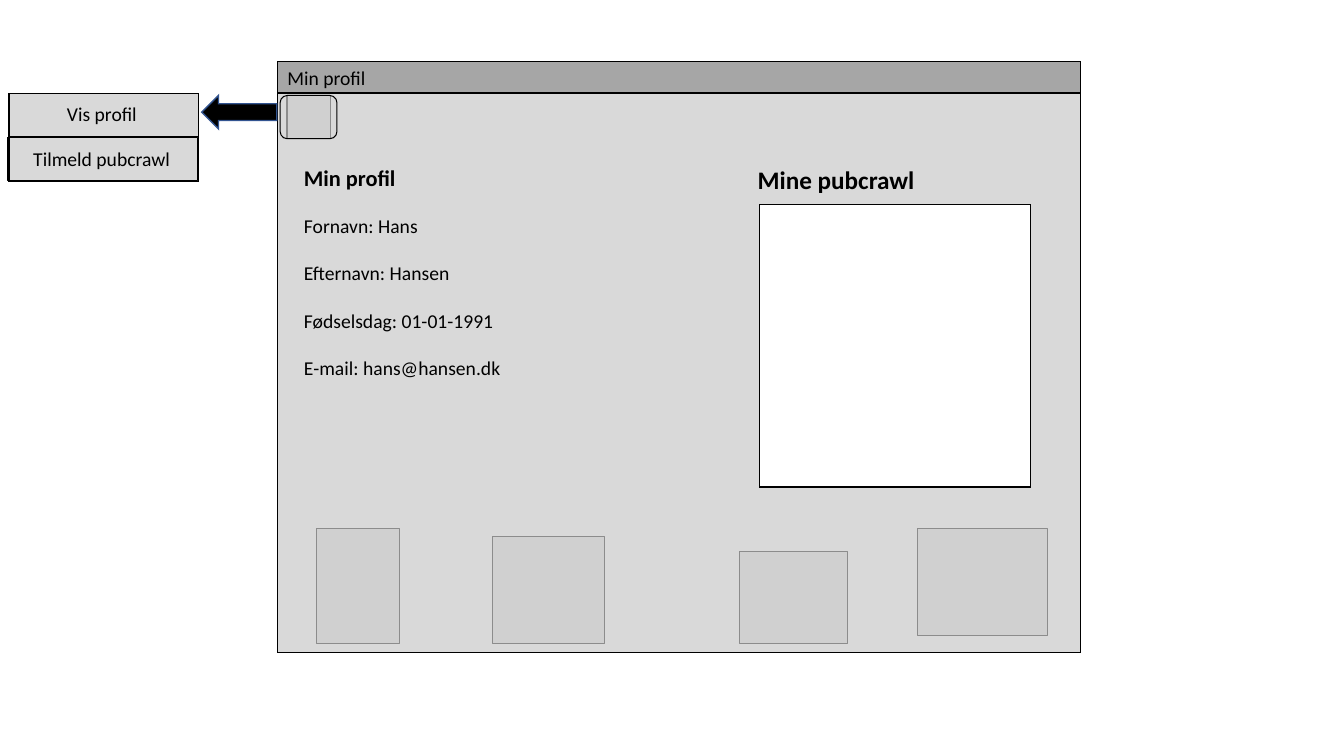
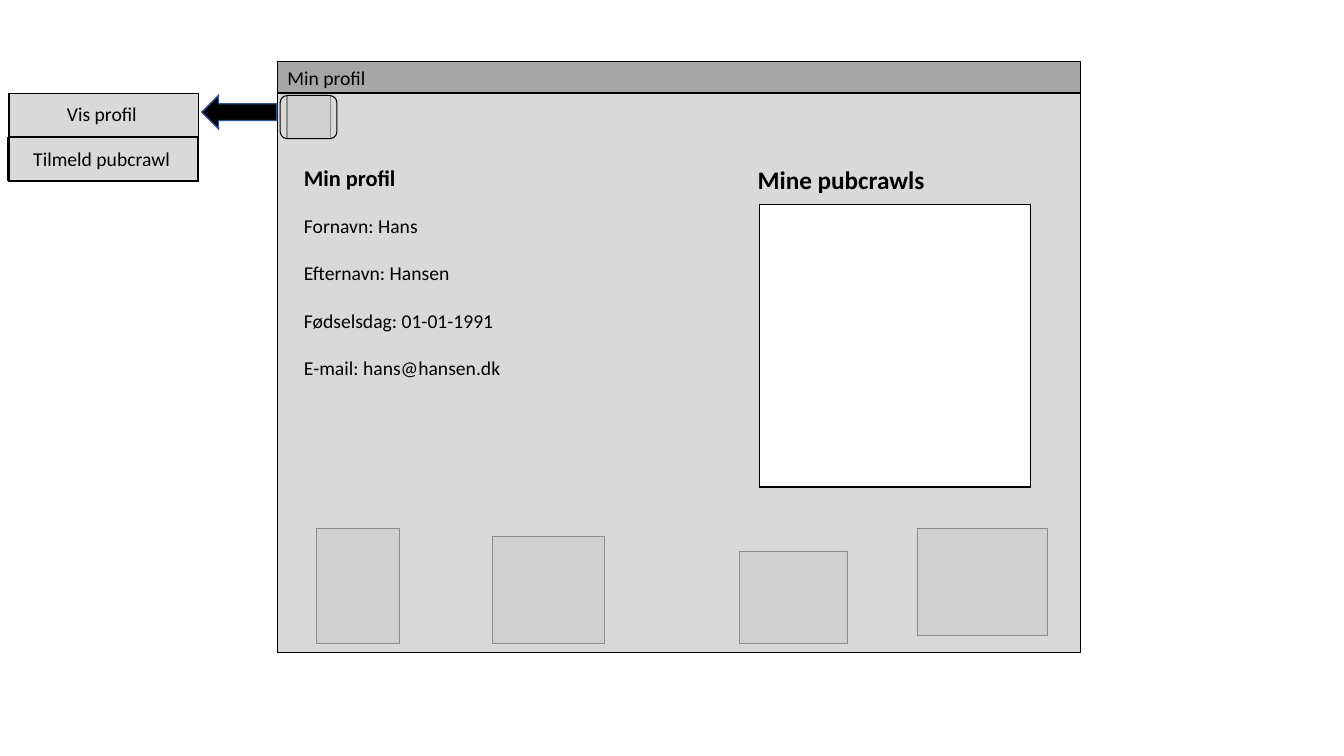
Before and after one commit to CityCrawl/CityCrawl, a slide deck: slide 5 of Diagrammer/CC-App_design/CC_App_Vinduer.pptx. Drawn at 1344x756 pixels with LibreOffice and Linux fonts; fonts in the diff are those of the drawing; grey boxes stand for pictures. Boxes give left, top, right and bottom in pixels: in the first picture for what was removed or moved away, otherwise in the second. Text is boxed around its words. In the diff, an @@ line names an element or a change of style, - is before the commit and + after.

```diff
--- a/Diagrammer/CC-App_design/CC_App_Vinduer.pptx
+++ b/Diagrammer/CC-App_design/CC_App_Vinduer.pptx
@@ text at [758, 171, 925, 193]: text changed @@
-Mine pubcrawl
+Mine pubcrawls
```
Also in this commit, not shown: 1 other slide changed, 3 other files.
